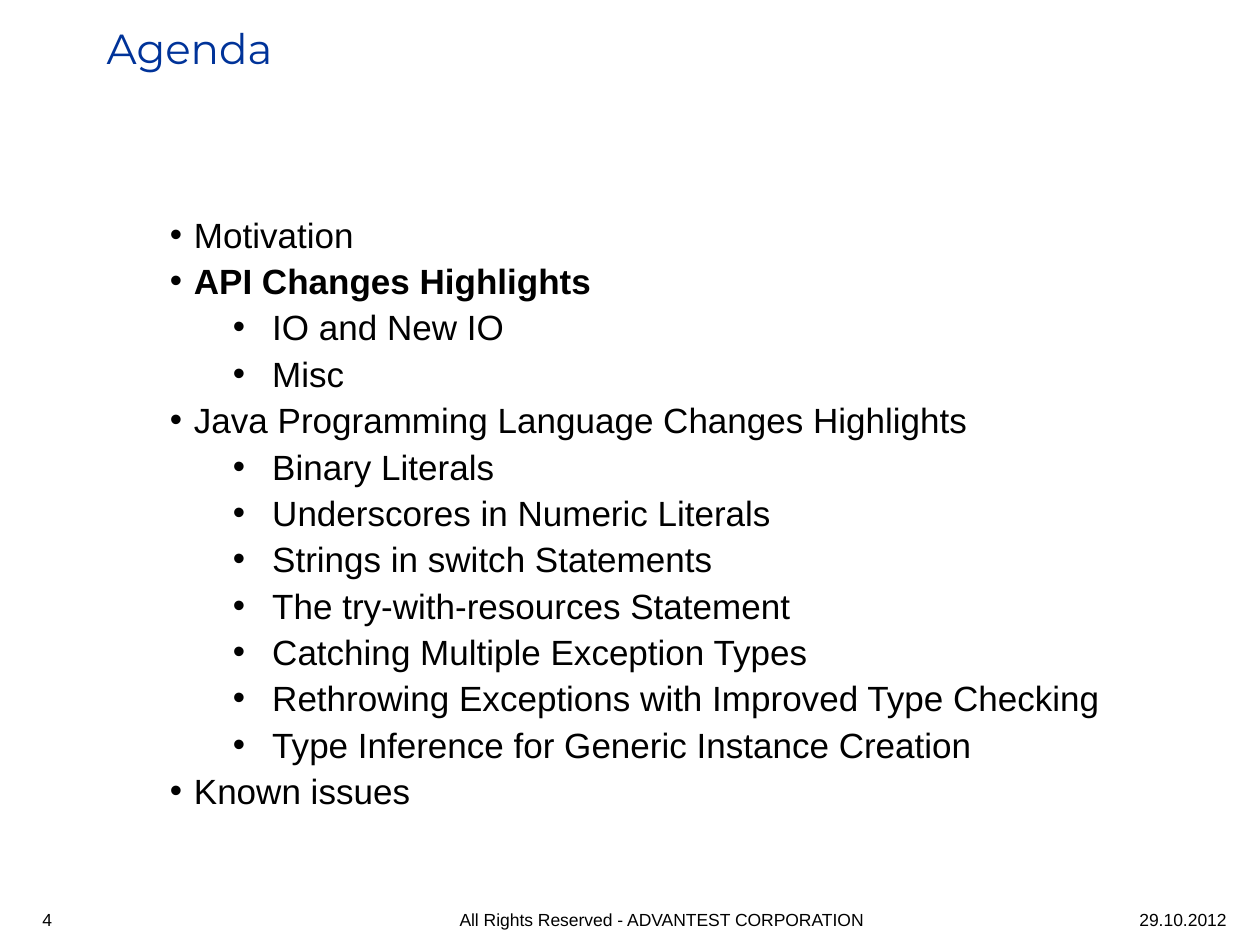
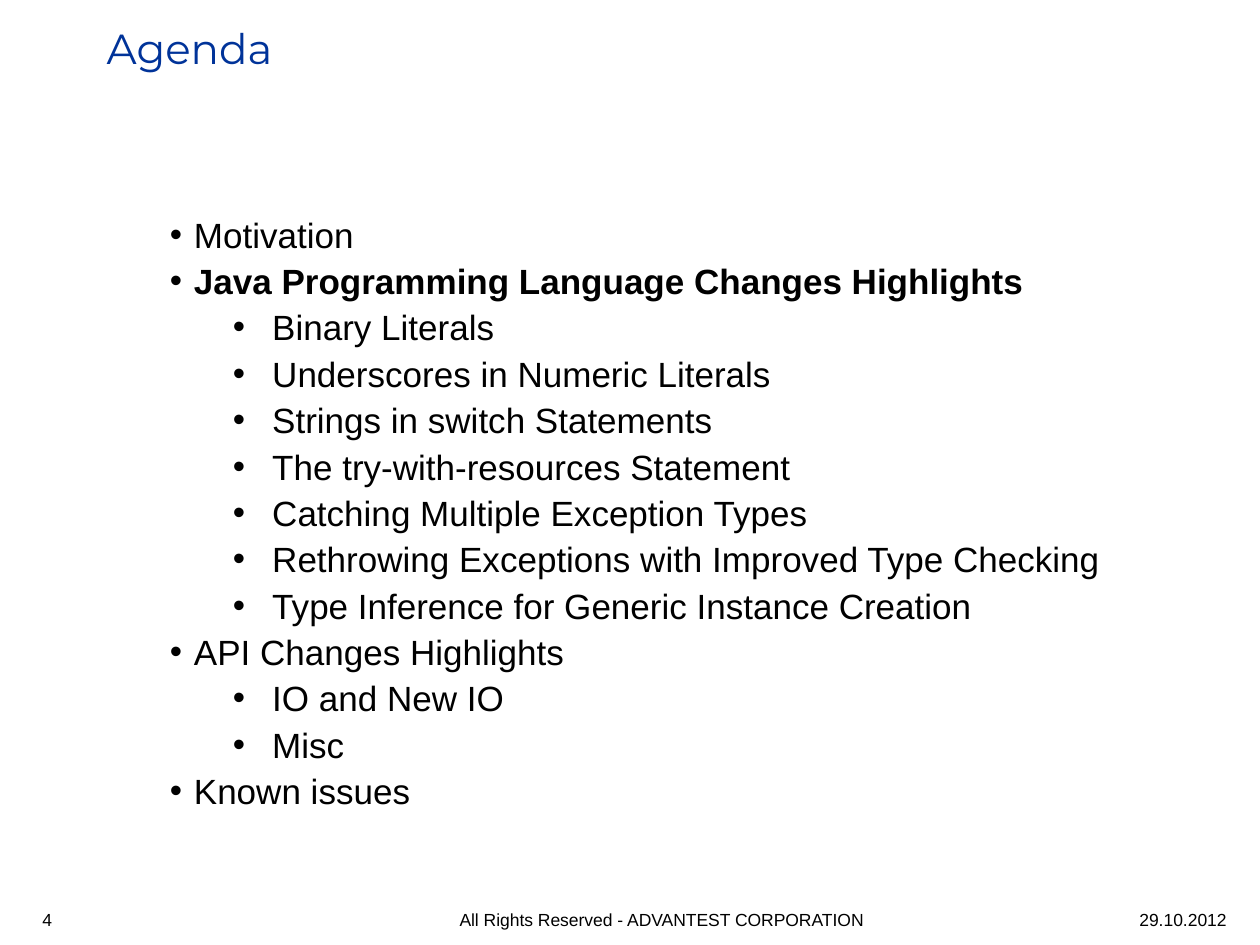
Before and after one commit to iloveeclipse/java7examples, a slide deck: slide 4 of doc/Java7_highlights.ppt. Drawn at 1260x945 pixels with LibreOffice and Linux fonts; fonts in the diff are those of the drawing; background and template pictures are left out. Boxes give left, top, right and bottom in pixels: in the first picture for what was removed or moved away, otherwise in the second. Text is boxed around its words. In the diff, an @@ line names an element or a change of style, - is before the commit and + after.

```diff
--- a/doc/Java7_highlights.ppt
+++ b/doc/Java7_highlights.ppt
@@ text at [194,268,591,388]: paragraphs removed @@
-• API Changes Highlights
-  • IO and New IO
-  • Misc
@@ text at [194,268,1023,301]: bold on in "Java Programming Language Changes Highlights" @@
@@ text at [194,639,564,759]: paragraphs added @@
+• API Changes Highlights
+  • IO and New IO
+  • Misc
```
Also in this commit, not shown: 5 other slides changed, 2 slides added.
